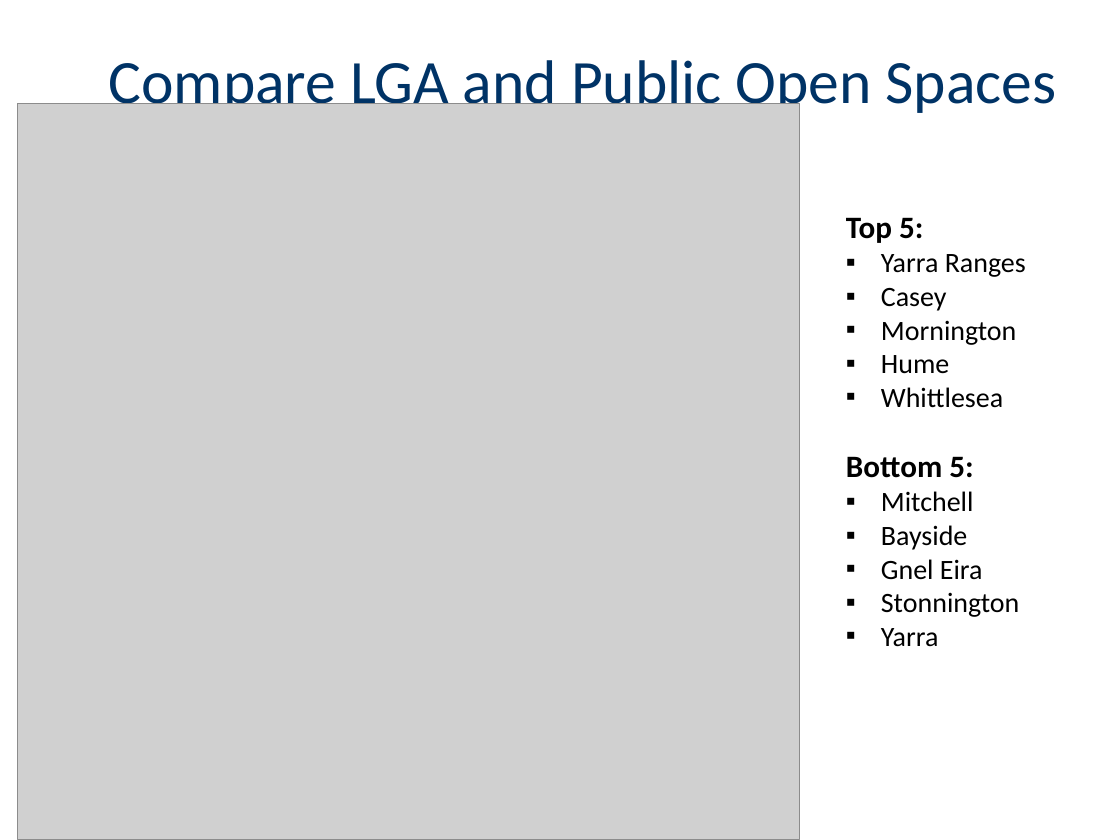
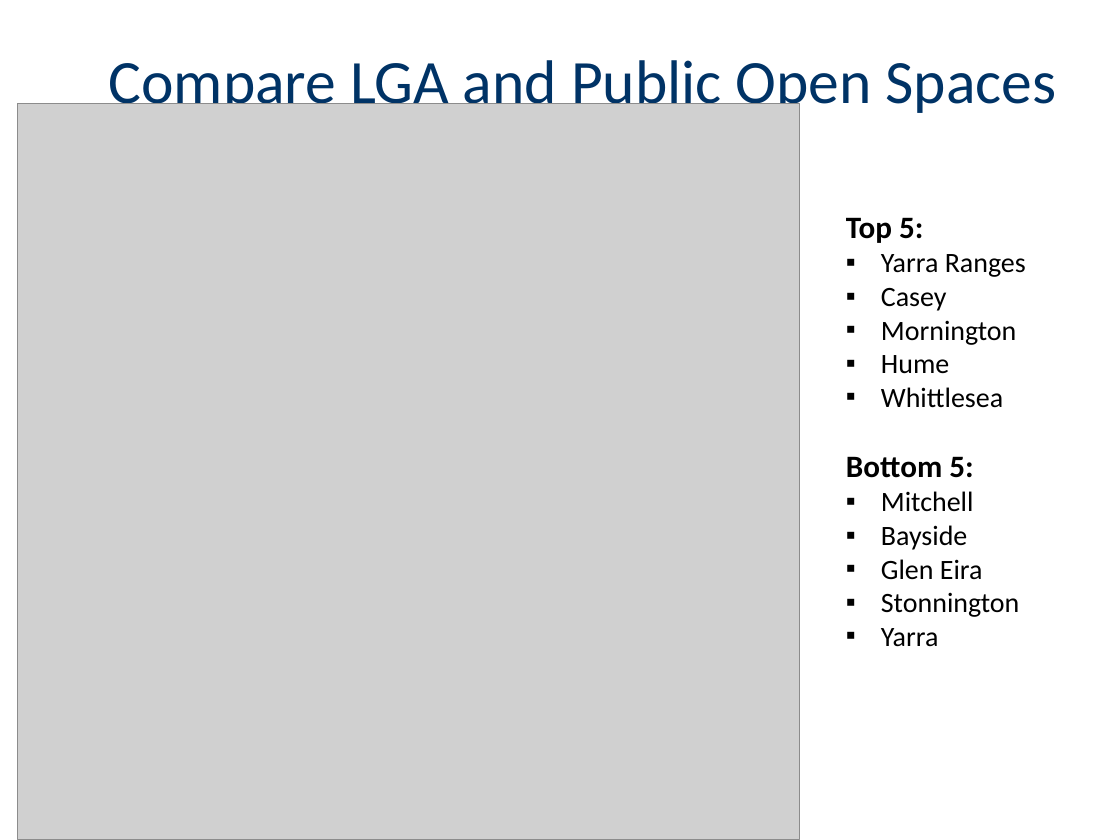
Before and after one commit to au-jr/Group-Project-1, a slide deck: slide 7 of Presentation/Open_Spaces_Presentation.pptx. Drawn at 1120x840 pixels with LibreOffice and Linux fonts; fonts in the diff are those of the drawing; grey boxes stand for pictures. Boxes give left, top, right and bottom in pixels: in the first picture for what was removed or moved away, otherwise in the second. Text is boxed around its words. In the diff, an @@ line names an element or a change of style, - is before the commit and + after.

Commit message:
Fixed typo

```diff
--- a/Presentation/Open_Spaces_Presentation.pptx
+++ b/Presentation/Open_Spaces_Presentation.pptx
@@ text at box(881, 559, 983, 579): text changed @@
-▪ Gnel Eira
+▪ Glen Eira
```
